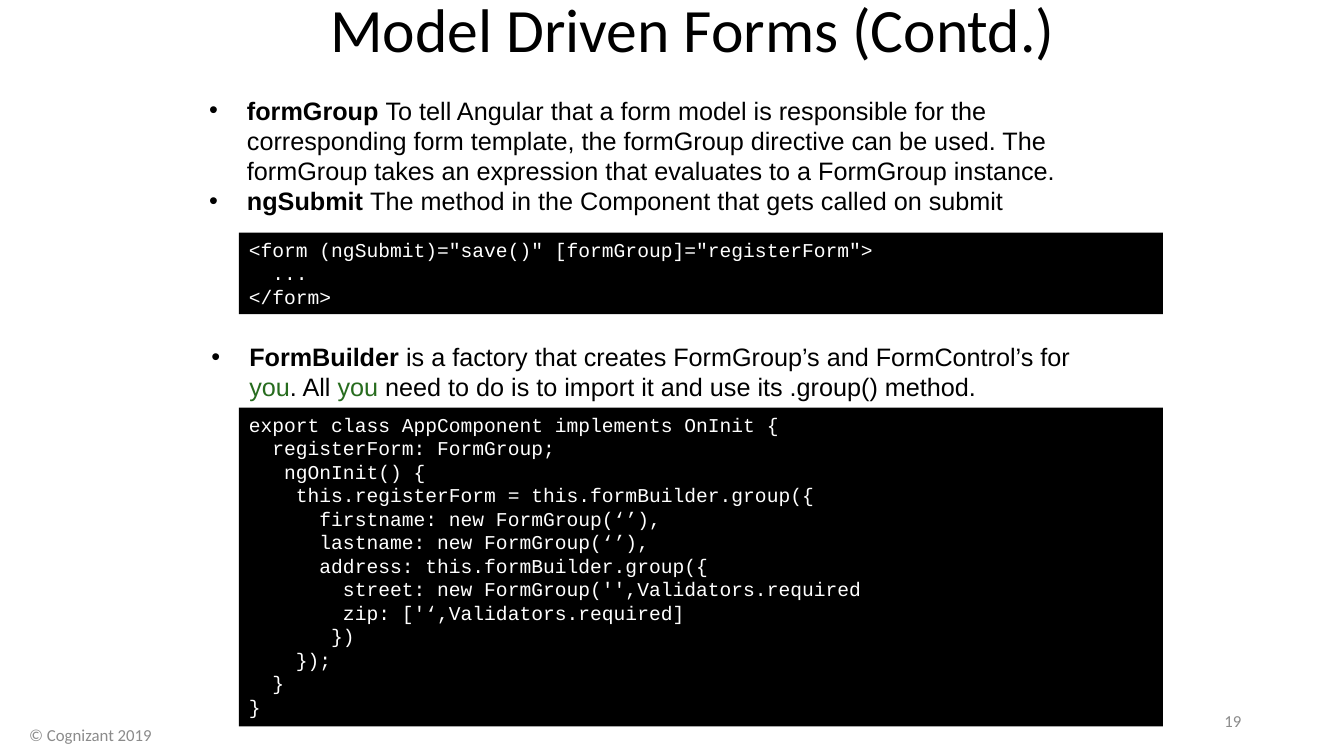
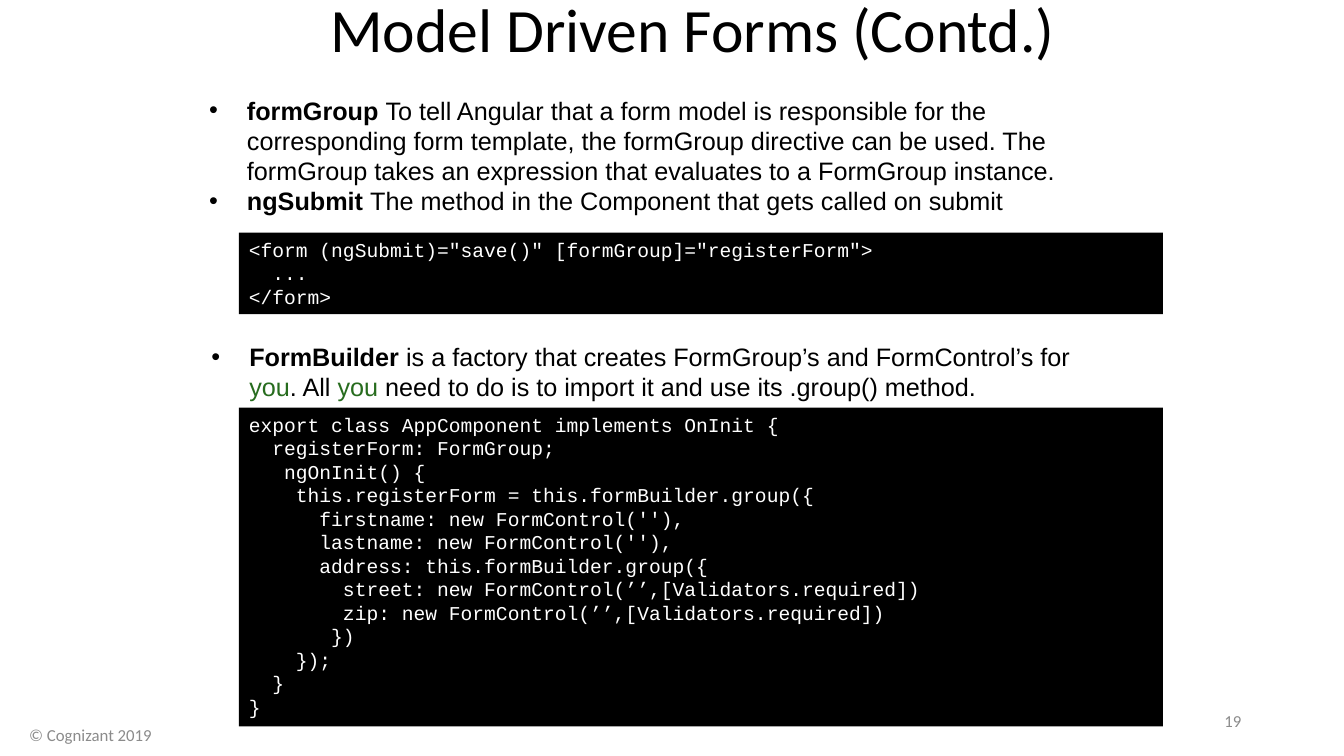
Before and after one commit to davembrownx/PowerPoint-Decks, a slide deck: slide 19 of Angular 8 Day 5 HttpClient, Observables, and Forms.pptx. Drawn at 1344x756 pixels with LibreOffice and Linux fonts; fonts in the diff are those of the drawing; background and template pictures are left out. Boxes give left, top, right and bottom in pixels: in the first picture for what was removed or moved away, otherwise in the second. Text is boxed around its words. In the diff, an @@ line names an element or a change of style, - is before the commit and + after.

```diff
--- a/Angular 8 Day 5 HttpClient, Observables, and Forms.pptx
+++ b/Angular 8 Day 5 HttpClient, Observables, and Forms.pptx
@@ text in rectangle at (319, 512, 684, 553): text changed @@
-firstname: new FormGroup(‘’),
-lastname: new FormGroup(‘’),
+firstname: new FormControl(''),
+lastname: new FormControl(''),
@@ text in rectangle at (343, 583, 920, 624): text changed @@
-street: new FormGroup('',Validators.required
-zip: ['‘,Validators.required]
+street: new FormControl(’’,[Validators.required])
+zip: new FormControl(’’,[Validators.required])
```
Also in this commit, not shown: 1 other slide changed.
